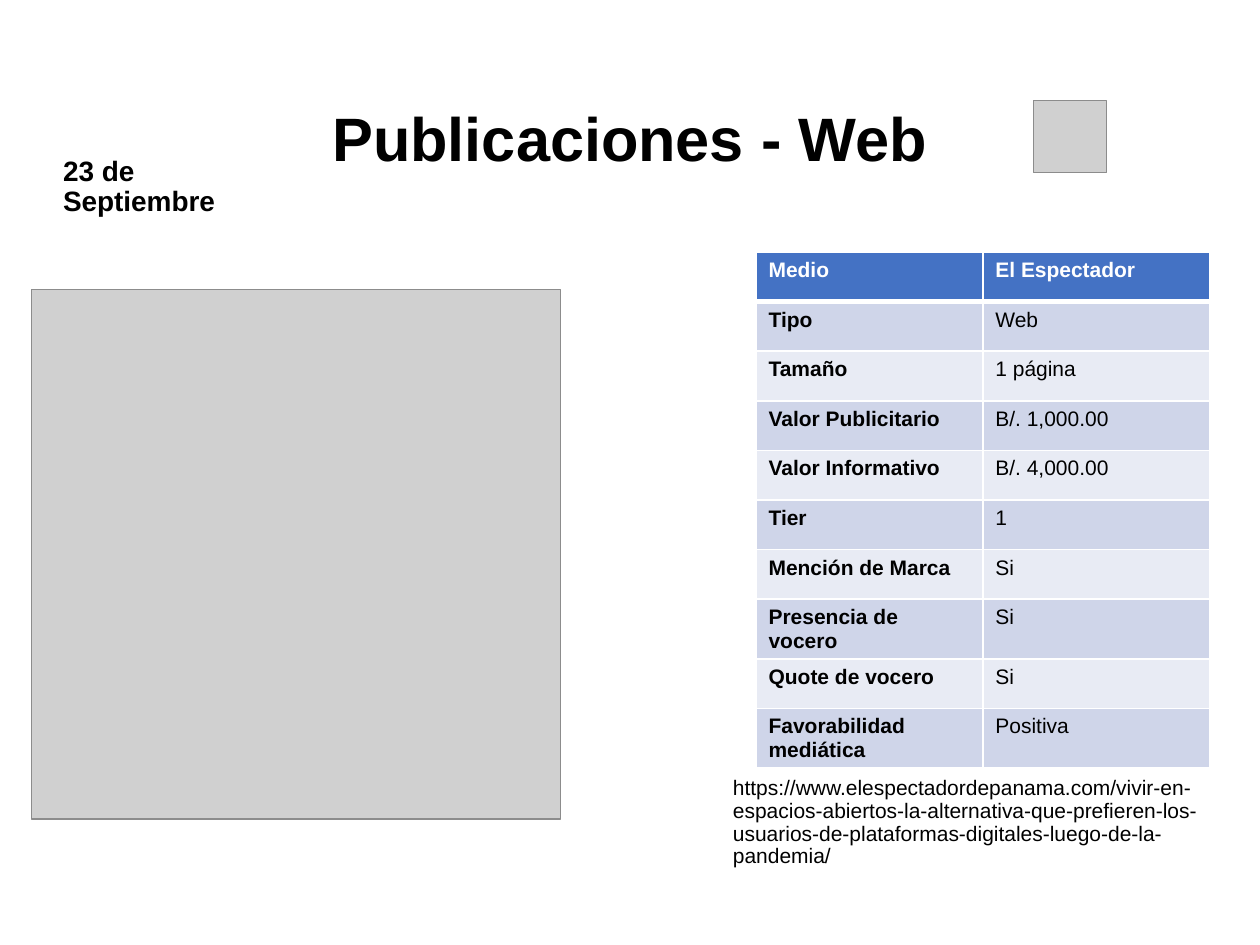
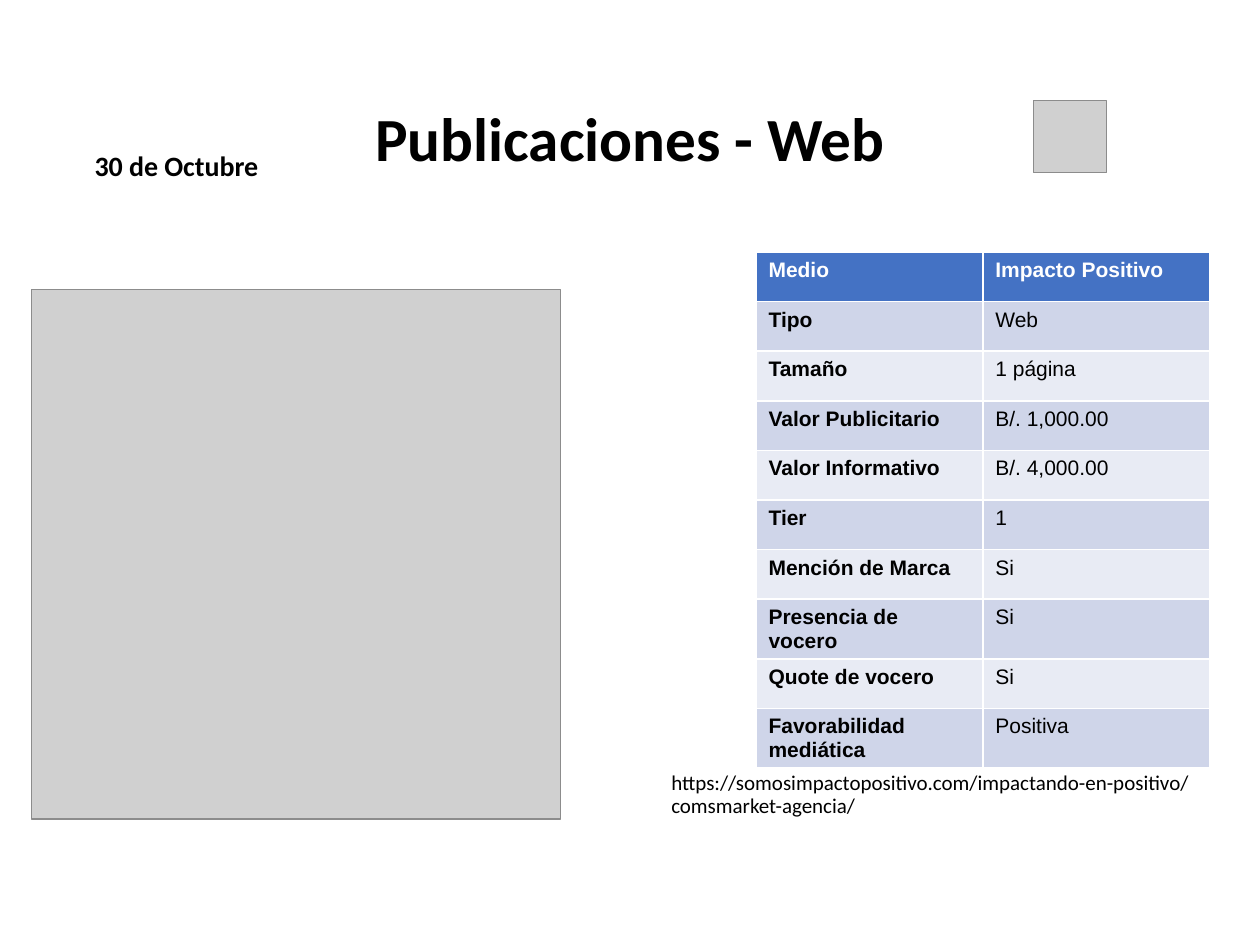
Before and after one commit to dgarci23/Report-Generator, a slide deck: slide 7 of Presentacion Terminada.pptx (slide 22 before the commit). Drawn at 1260x945 pixels with LibreOffice and Linux fonts; fonts in the diff are those of the drawing; grey boxes stand for pictures; background and template pictures are left out. Boxes give left, top, right and bottom in pixels: in the first picture for what was removed or moved away, otherwise in the second. Text is boxed around its words. In the diff, an @@ line names an element or a change of style, - is before the commit and + after.

```diff
--- a/Presentacion Terminada.pptx
+++ b/Presentacion Terminada.pptx
@@ title "Publicaciones - Web" at [375,118,884,162]: font Arial to Calibri @@
@@ text "30 de Octubre" at [94,156,258,177]: vertical alignment top to bottom @@
@@ text at [94,156,258,177]: text changed; font Arial to Calibri @@
-23 de Septiembre
+30 de Octubre
@@ table at [756,252,1210,762] @@
-row 1, column 2: El Espectador
+row 1, column 2: Impacto Positivo
@@ text at [671,775,1188,817]: text changed; font Arial to Calibri @@
-https://www.elespectadordepanama.com/vivir-en-espacios-abiertos-la-alternativa-que-prefieren-los-usuarios-de-plataformas-digitales-luego-de-la-pandemia/
+https://somosimpactopositivo.com/impactando-en-positivo/comsmarket-agencia/
```
Also in this commit, not shown: 8 other slides changed, 19 slides removed, 20 other files.
